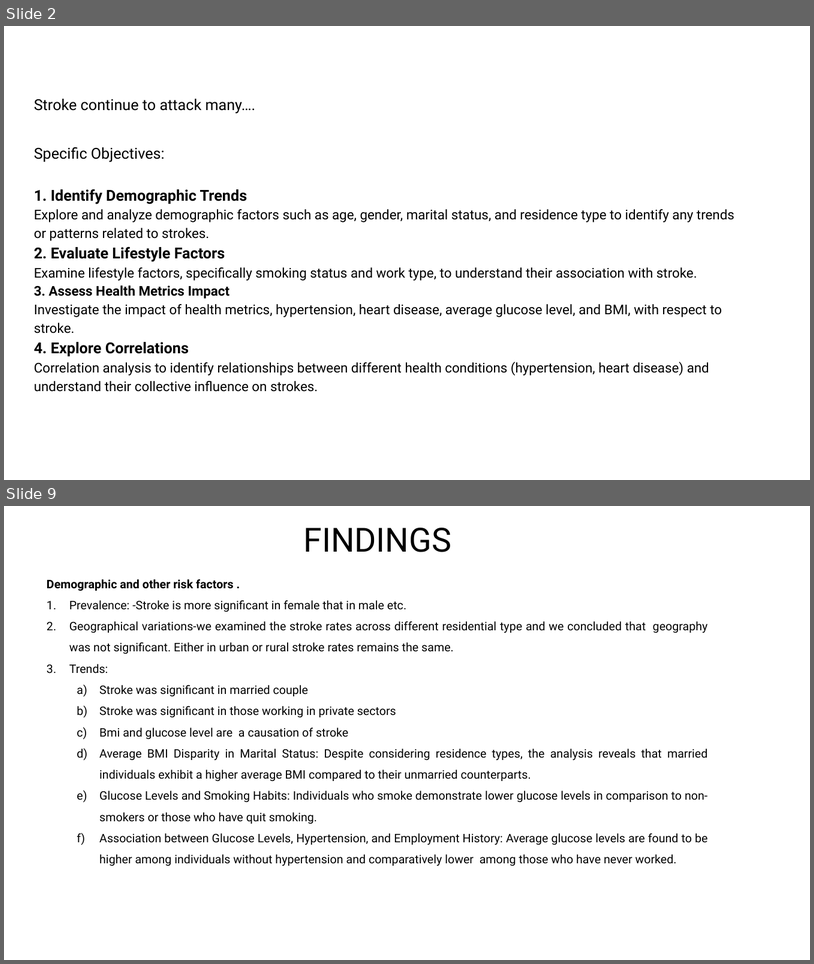
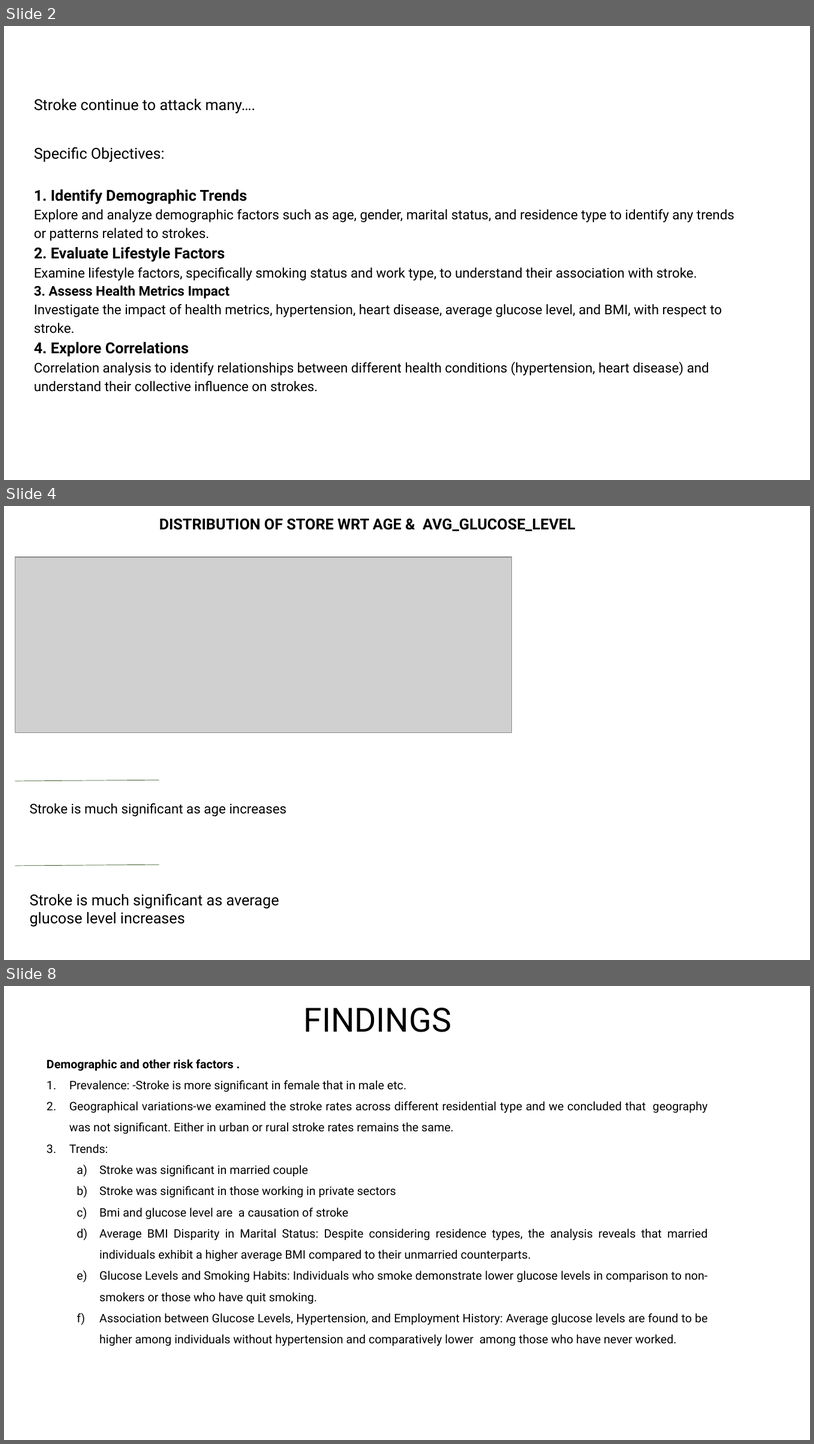
Before and after one commit to cynthiadalmas/Exploratory-data-analysis-on-stroke-dataset., a slide deck: STROKE DATA ANALYSIS.pptx. Shown one above the other, each under a label of ours: slides 2 and 9 before the commit, slides 2, 4 and 8 after it; the slides between them are not shown. The pictures are 814x964 and 814x1444 pixels, drawn with LibreOffice and Linux fonts; fonts in the diff are those of the drawing; grey boxes stand for pictures. Boxes give left, top, right and bottom in pixels: in the first picture for what was removed or moved away, otherwise in the second. Text is boxed around its words. In the diff, an @@ line names an element or a change of style, - is before the commit and + after.

```diff
--- a/STROKE DATA ANALYSIS.pptx
+++ b/STROKE DATA ANALYSIS.pptx
@@ slide 4 added at (4,506,810,960), background #FFFFFF @@
@@ text added at (159,519,576,531), 18 pt, text #000000, bold @@
+DISTRIBUTION OF STORE WRT AGE & AVG_GLUCOSE_LEVEL
@@ picture added at (15,557,512,733) @@
@@ line added from (15, 781) to (159, 780), #385723 0.5 pt @@
@@ text added at (30,803,287,816), 16 pt, text #000000 @@
+Stroke is much significant as age increases
@@ line added from (15, 865) to (159, 865), #385723 0.5 pt @@
@@ text added at (30,894,279,927), 18 pt, text #000000 @@
+Stroke is much significant as average glucose level increases
@@ what was slide 9 is now slide 8 @@
```
Also in this commit, not shown: 5 slides changed, 2 slides removed.
